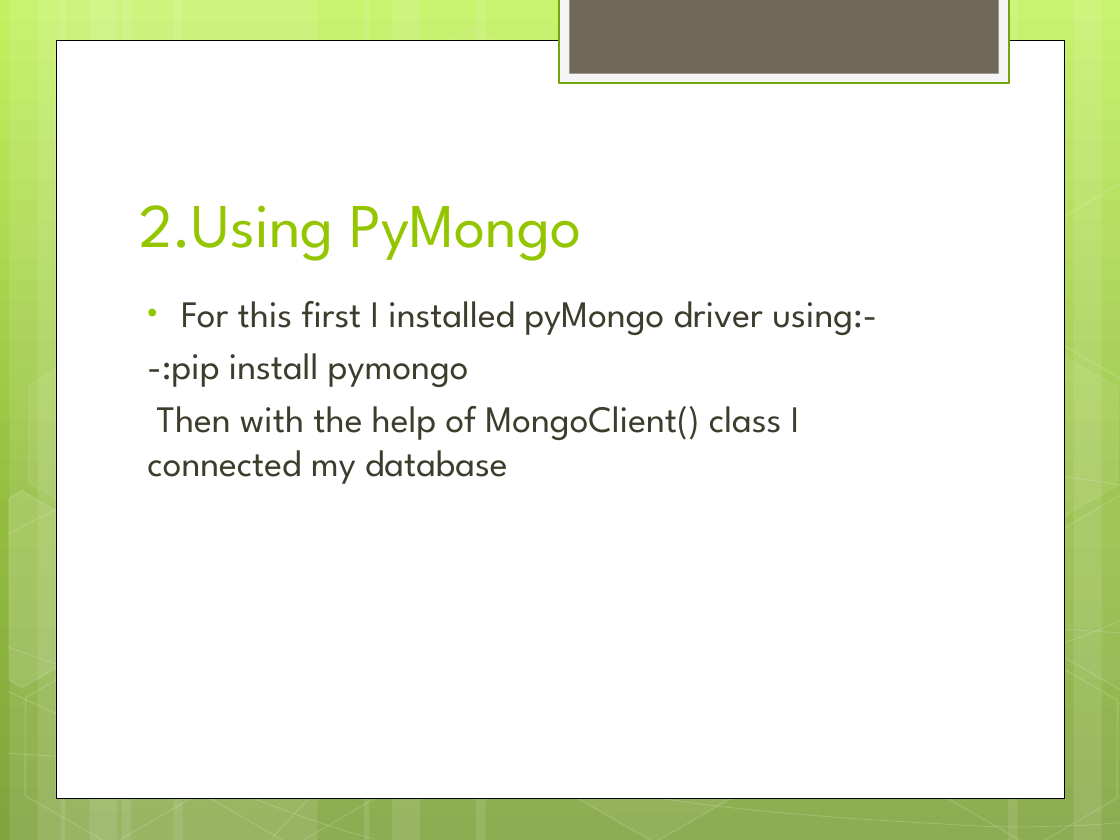
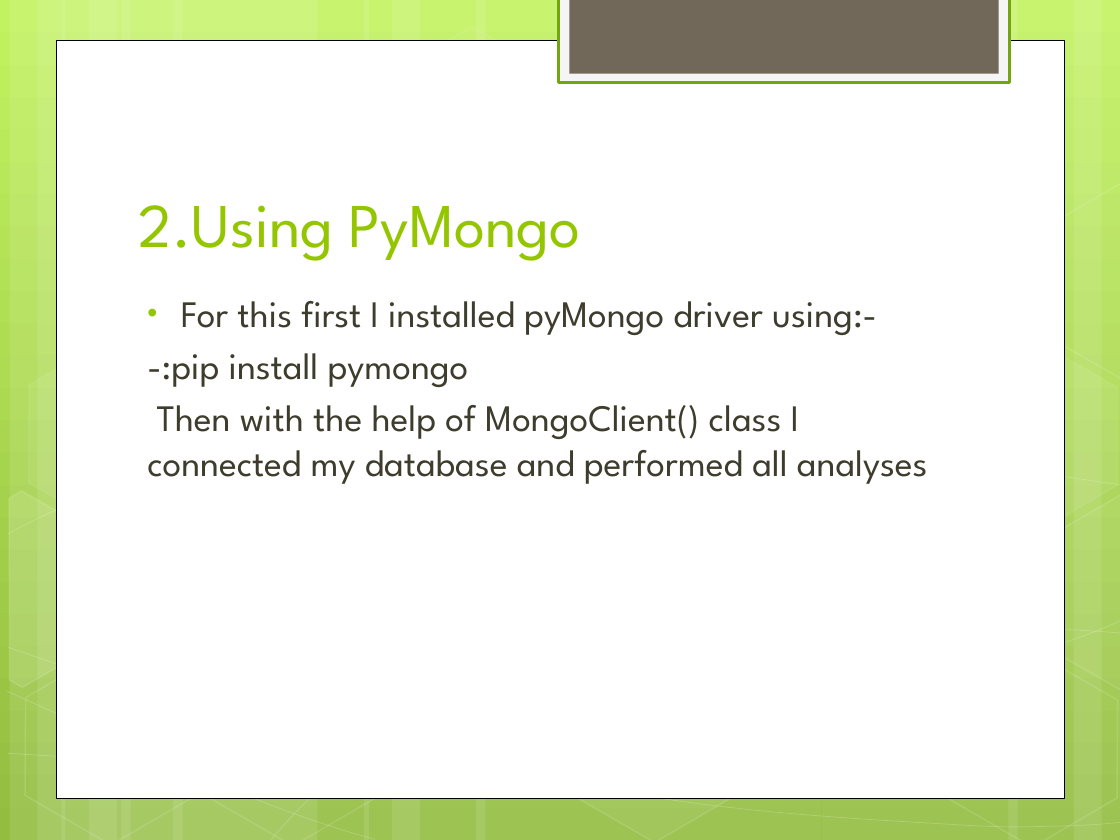
Before and after one commit to Ankit11423/P0_restaurants_mongoDb, a slide deck: slide 4 of P0 MongoDB project.pptm (slide 3 before the commit). Drawn at 1120x840 pixels with LibreOffice and Linux fonts; fonts in the diff are those of the drawing. Boxes give left, top, right and bottom in pixels: in the first picture for what was removed or moved away, otherwise in the second. Text is boxed around its words. In the diff, an @@ line names an element or a change of style, - is before the commit and + after.

```diff
--- a/P0 MongoDB project.pptm
+++ b/P0 MongoDB project.pptm
@@ background gradient #C3F35F to #93BF3F to #81A53E to gradient #C2F25F to #92BD3F @@
@@ rectangle at [56, 40, 1064, 797]: outline #000000 0.5 pt to #000000 0.51 pt @@
@@ outline #FFFFFF 1 pt to #FFFFFF 0.99 pt in 9 elements at [527, 622, 782, 840], [0, 624, 238, 840], [0, 312, 241, 557], [165, 625, 420, 840], [814, 470, 1069, 715], [905, 627, 1120, 840], [905, 314, 1120, 560], [995, 471, 1120, 694], [995, 158, 1120, 382] @@
@@ text at [147, 405, 928, 484]: text changed @@
-Then with the help of MongoClient() class I connected my database
+Then with the help of MongoClient() class I connected my database and performed all analyses
@@ freeform shape at [0, 487, 150, 712]: outline #FFFFFF 1 pt to #FFFFFF 0.99 pt; outline redrawn @@
@@ outline #FFFFFF 0.5 pt to #FFFFFF 0.51 pt in 5 elements at [8, 617, 1120, 762], [8, 424, 1120, 533], [7, 691, 375, 839], [8, 647, 1120, 829], [271, 628, 1120, 839] @@
```
Also in this commit, not shown: 2 other slides changed, 1 slide added.
